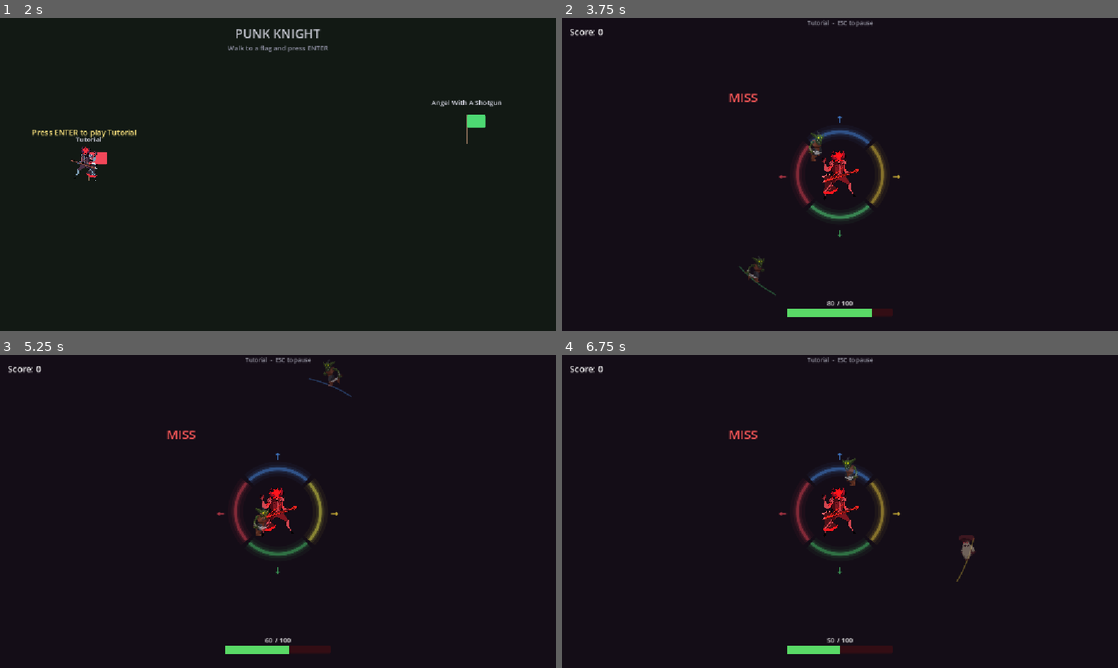
Above: before the commit, frames 1-4 (two rows, left to right).
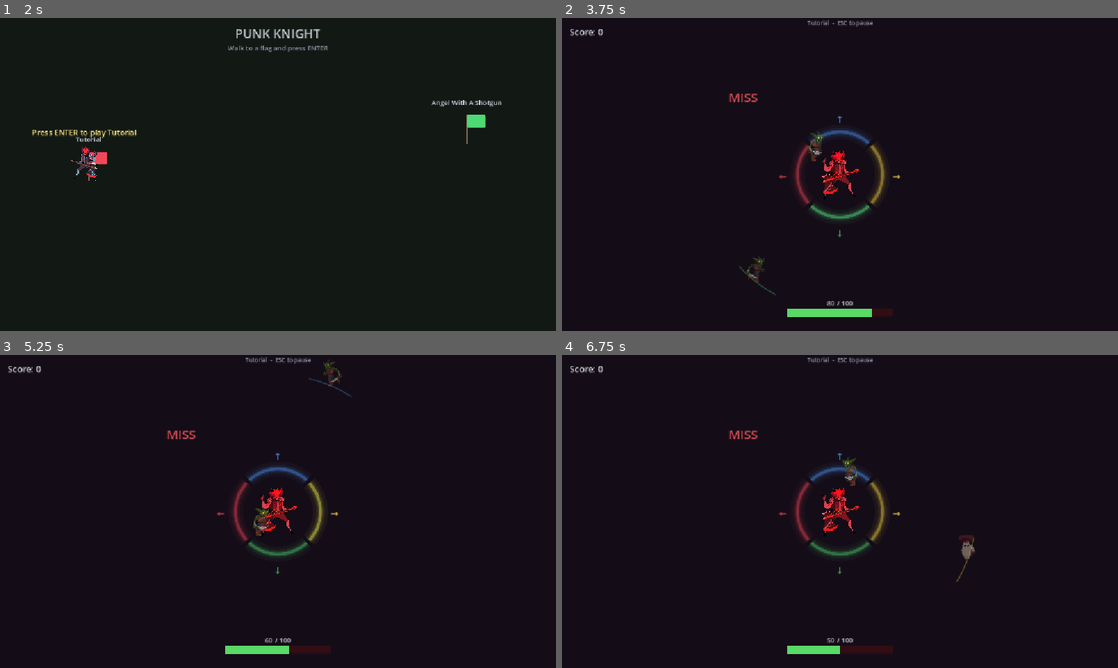
Above: after the commit, the same moments.

Repository: benjamintian2005/punk-knight
Game: Godot game, scene res://scenes/TitleScreen.tscn
Two runs of this game, one before a commit and one after it. Both use one fixed random seed, a clock stepped at 60 frames per second and the inputs below.
Inputs (mouse positions are in pixels of both pictures, inside the frame that each line leads up to):
- Up to frame 1 (2 s): tap Enter (ui_accept) at 0.5, 0.77, 1.25, 1.52 s; move the mouse to (250, 237) at 0.52 s; hold Left (lane_0) 0.53-1.28 s; hold D from 0.53 s (still down); click (250, 237) at 0.67 s; move the mouse to (444, 221) at 1.27 s; tap Down (lane_1) at 1.35 s
- Up to frame 2 (3.75 s): tap Enter (ui_accept) at 2, 3.02 s; move the mouse to (673, 127) at 2.02 s; release D at 2.03 s; hold Up (lane_2) 2.03-2.78 s; move the mouse to (867, 174) at 2.77 s; tap Right (lane_3) at 2.85 s; click (867, 174) at 2.92 s; move the mouse to (756, 96) at 3.52 s; tap F at 3.6 s
- Up to frame 3 (5.25 s): tap Enter (ui_accept) at 3.77, 4.52 s; move the mouse to (400, 495) at 4.27 s; hold D from 4.28 s (still down); tap J at 4.35 s; move the mouse to (166, 527) at 5.02 s; tap K at 5.1 s; click (166, 527) at 5.17 s
- Up to frame 4 (6.75 s): keep holding D; move the mouse to (895, 442) at 5.77 s; tap Left (lane_0) at 5.85 s; tap Enter (ui_accept) at 6.02 s; move the mouse to (812, 574) at 6.52 s; hold Down (lane_1) from 6.53 s (still down)

Frame 1 is identical in both runs. In frame 2, less than 0.1% of the frame differs, in the area x 1-52%, y 3-92%; in frame 3, less than 0.1%; in frame 4, less than 0.1%.

Commit message:
Add shared UI Theme and a Godot best-practices audit
New theme/game_theme.tres covers Button (normal/hover/pressed/focus -
previously the pause menu's buttons had zero styling at all), Panel,
Label, and HSlider, wired project-wide via project.godot's new
[gui] theme/custom setting. Removed the pause panel's hand-rolled
StyleBoxFlat since it exactly duplicated the new Theme default.

GODOT_BEST_PRACTICES_AUDIT.md is the research report this was scoped
from - Godot 4 code-quality and UI/UX conventions researched and
checked against this codebase, prioritized by actual visible impact.

Co-Authored-By: Claude Sonnet 5 <noreply@anthropic.com>
Claude-Session: https://claude.ai/code/session_016HjaUzBef9n3auBLiqnyCd

Diff:
--- a/project.godot
+++ b/project.godot
@@ -26,6 +26,10 @@
 window/stretch/mode="canvas_items"
 window/stretch/aspect="expand"
 
+[gui]
+
+theme/custom="res://theme/game_theme.tres"
+
 [physics]
 
 3d/physics_engine="Jolt Physics"
--- /dev/null
+++ b/theme/game_theme.tres
@@ -0,0 +1,106 @@
+[gd_resource type="Theme" load_steps=8 format=3]
+
+[sub_resource type="StyleBoxFlat" id="StyleBoxFlat_btn_normal"]
+bg_color = Color(0.13, 0.13, 0.17, 1)
+border_width_left = 2
+border_width_top = 2
+border_width_right = 2
+border_width_bottom = 2
+border_color = Color(0.3, 0.3, 0.36, 1)
+corner_radius_top_left = 8
+corner_radius_top_right = 8
+corner_radius_bottom_right = 8
+corner_radius_bottom_left = 8
+content_margin_left = 16.0
+content_margin_top = 8.0
+content_margin_right = 16.0
+content_margin_bottom = 8.0
+
+[sub_resource type="StyleBoxFlat" id="StyleBoxFlat_btn_hover"]
+bg_color = Color(0.18, 0.18, 0.24, 1)
+border_width_left = 2
+border_width_top = 2
+border_width_right = 2
+border_width_bottom = 2
+border_color = Color(0.55, 0.65, 1.0, 1)
+corner_radius_top_left = 8
+corner_radius_top_right = 8
+corner_radius_bottom_right = 8
+corner_radius_bottom_left = 8
+content_margin_left = 16.0
+content_margin_top = 8.0
+content_margin_right = 16.0
+content_margin_bottom = 8.0
+
+[sub_resource type="StyleBoxFlat" id="StyleBoxFlat_btn_pressed"]
+bg_color = Color(0.1, 0.1, 0.13, 1)
+border_width_left = 2
+border_width_top = 2
+border_width_right = 2
+border_width_bottom = 2
+border_color = Color(0.55, 0.65, 1.0, 1)
+corner_radius_top_left = 8
+corner_radius_top_right = 8
+corner_radius_bottom_right = 8
+corner_radius_bottom_left = 8
+content_margin_left = 16.0
+content_margin_top = 8.0
+content_margin_right = 16.0
+content_margin_bottom = 8.0
+
+[sub_resource type="StyleBoxFlat" id="StyleBoxFlat_btn_focus"]
+bg_color = Color(0.18, 0.18, 0.24, 1)
+border_width_left = 3
+border_width_top = 3
+border_width_right = 3
+border_width_bottom = 3
+border_color = Color(0.98, 0.85, 0.25, 1)
+corner_radius_top_left = 8
+corner_radius_top_right = 8
+corner_radius_bottom_right = 8
+corner_radius_bottom_left = 8
+content_margin_left = 16.0
+content_margin_top = 8.0
+content_margin_right = 16.0
+content_margin_bottom = 8.0
+
+[sub_resource type="StyleBoxFlat" id="StyleBoxFlat_panel"]
+bg_color = Color(0.13, 0.13, 0.17, 1)
+border_width_left = 2
+border_width_top = 2
+border_width_right = 2
+border_width_bottom = 2
+border_color = Color(0.3, 0.3, 0.36, 1)
+corner_radius_top_left = 10
+corner_radius_top_right = 10
+corner_radius_bottom_right = 10
+corner_radius_bottom_left = 10
+
+[sub_resource type="StyleBoxFlat" id="StyleBoxFlat_slider_bg"]
+bg_color = Color(0.2, 0.2, 0.26, 1)
+corner_radius_top_left = 4
+corner_radius_top_right = 4
+corner_radius_bottom_right = 4
+corner_radius_bottom_left = 4
+
+[sub_resource type="StyleBoxFlat" id="StyleBoxFlat_slider_fill"]
+bg_color = Color(0.55, 0.65, 1.0, 1)
+corner_radius_top_left = 4
+corner_radius_top_right = 4
+corner_radius_bottom_right = 4
+corner_radius_bottom_left = 4
+
+[resource]
+Button/styles/normal = SubResource("StyleBoxFlat_btn_normal")
+Button/styles/hover = SubResource("StyleBoxFlat_btn_hover")
+Button/styles/pressed = SubResource("StyleBoxFlat_btn_pressed")
+Button/styles/focus = SubResource("StyleBoxFlat_btn_focus")
+Button/colors/font_color = Color(0.92, 0.92, 0.96, 1)
+Button/colors/font_hover_color = Color(1, 1, 1, 1)
+Button/colors/font_pressed_color = Color(0.8, 0.8, 0.85, 1)
+Button/colors/font_focus_color = Color(1, 1, 0.95, 1)
+Panel/styles/panel = SubResource("StyleBoxFlat_panel")
+Label/colors/font_color = Color(0.85, 0.85, 0.9, 1)
+HSlider/styles/slider = SubResource("StyleBoxFlat_slider_bg")
+HSlider/styles/grabber_area = SubResource("StyleBoxFlat_slider_fill")
+HSlider/styles/grabber_area_highlight = SubResource("StyleBoxFlat_slider_fill")
Not shown, added: GODOT_BEST_PRACTICES_AUDIT.md
